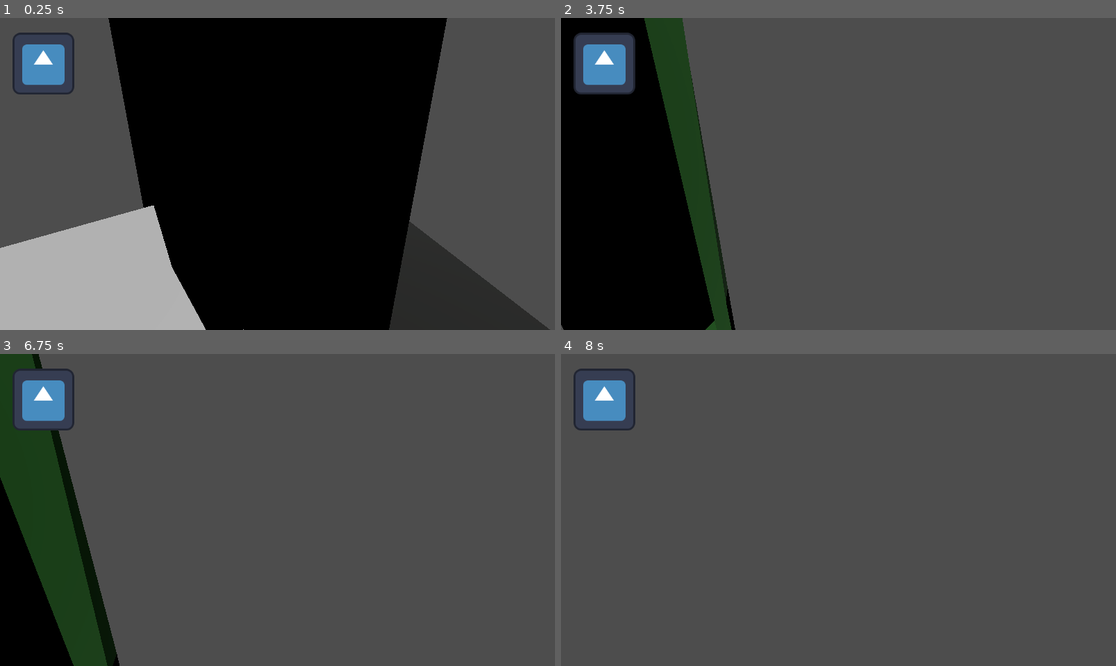
Above: before the commit, frames 1-4 (two rows, left to right).
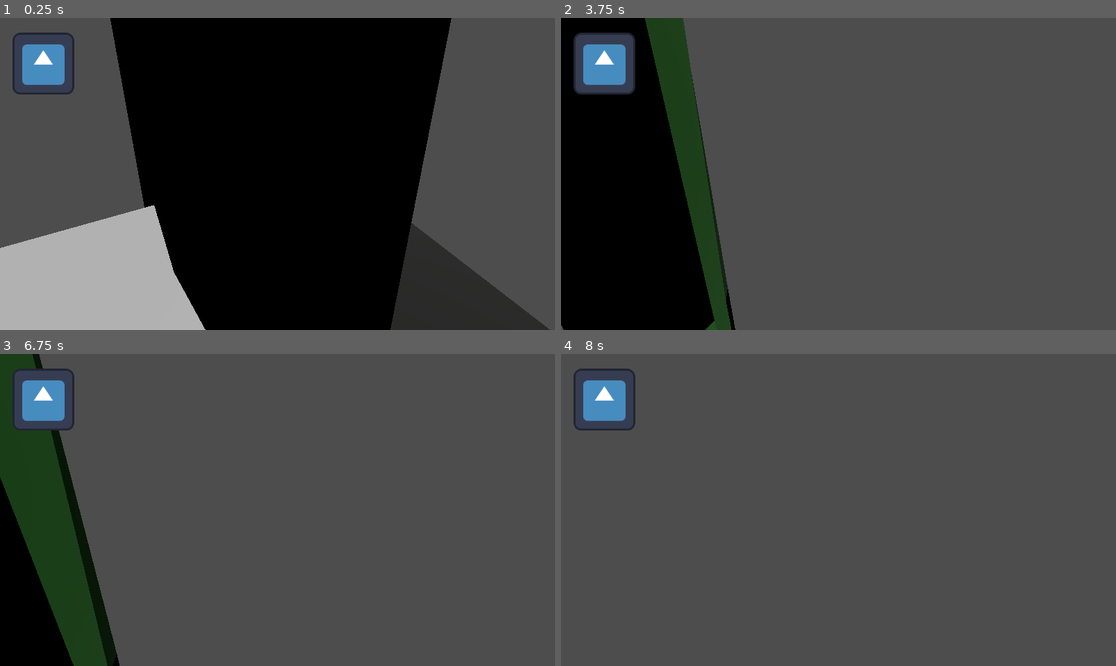
Above: after the commit, the same moments.

Repository: abody2k/Im-going-home
Game: Godot game, scene res://scenes/main.tscn
Two runs of this game, one before a commit and one after it. Both use one fixed random seed, a clock stepped at 60 frames per second and the inputs below. The engine's default icon, where the game draws it, is replaced by a stand-in: a white triangle on a blue panel in a dark square.
Inputs (mouse positions are in pixels of both pictures, inside the frame that each line leads up to):
- Up to frame 1 (0.25 s): no input
- Up to frame 2 (3.75 s): tap Enter at 0.5, 2.75 s; move the mouse to (866, 174) at 0.52 s; hold Space (action) 0.53-1.28 s; hold Up (forward) from 0.53 s (still down); move the mouse to (810, 174) at 1.27 s; tap Space (action) at 1.35, 2, 2.85, 3.5 s; move the mouse to (849, 167) at 2.02 s; hold Space (action) 2.03-2.78 s; move the mouse to (832, 180) at 2.77 s; move the mouse to (877, 177) at 3.52 s; hold Space (action) from 3.53 s (still down)
- Up to frame 3 (6.75 s): tap Enter at 4.25 s; move the mouse to (233, 506) at 4.27 s; release Space (action) at 4.28 s; tap Space (action) at 4.35, 5, 5.85 s; move the mouse to (283, 510) at 5.02 s; hold Space (action) 5.03-5.78 s; move the mouse to (255, 503) at 5.77 s; release Up (forward) at 5.78 s; hold D (right) 5.78-6.53 s; move the mouse to (305, 510) at 6.52 s; hold Up (forward) from 6.53 s (still down); hold Space (action) from 6.53 s (still down)
- Up to frame 4 (8 s): keep holding Up (forward); move the mouse to (810, 510) at 7.27 s; release Space (action) at 7.28 s; tap Space (action) at 7.35 s

The runs differ from the first frame. In frame 1, 0.7% of the frame differs, in the area x 19-82%, y 0-100%; in frame 2, 0.2%; in frame 3, less than 0.1%; in frame 4, nothing differs.
Error in both runs: Invalid access to property or key 'global_position' on a base object of type 'null instance'. (res://scripts/player.gd:95)

Commit message:
implemented possessing animation

Diff:
--- a/scenes/player.tscn
+++ b/scenes/player.tscn
@@ -284,6 +284,20 @@
 
 [sub_resource type="Animation" id="Animation_45sha"]
 resource_name = "posessing"
+tracks/0/type = "rotation_3d"
+tracks/0/imported = false
+tracks/0/enabled = true
+tracks/0/path = NodePath("Skeleton3D")
+tracks/0/interp = 1
+tracks/0/loop_wrap = true
+tracks/0/keys = PackedFloat32Array(-0.0333333, 1, 0, 0, 0, 1, 0, 1, 0, 0, 0, 1)
+tracks/1/type = "position_3d"
+tracks/1/imported = false
+tracks/1/enabled = true
+tracks/1/path = NodePath("Skeleton3D")
+tracks/1/interp = 1
+tracks/1/loop_wrap = true
+tracks/1/keys = PackedFloat32Array(0, 1, 0, 0, 0, 0.5, 1, 0, 48.5818, -5.53739, 1, 1, 0, 48.5818, -8.30344)
 
 [sub_resource type="Animation" id="Animation_s4aux"]
 length = 0.001
@@ -413,6 +427,13 @@
 tracks/17/interp = 1
 tracks/17/loop_wrap = true
 tracks/17/keys = PackedFloat32Array(0, 1, 1.83849e-17, -1.57772e-30, 3.00289e-18, 1)
+tracks/18/type = "position_3d"
+tracks/18/imported = false
+tracks/18/enabled = true
+tracks/18/path = NodePath("Skeleton3D")
+tracks/18/interp = 1
+tracks/18/loop_wrap = true
+tracks/18/keys = PackedFloat32Array(0, 1, 0, 0, 0)
 
 [sub_resource type="AnimationLibrary" id="AnimationLibrary_xrhvg"]
 _data = {
@@ -573,7 +594,7 @@
 bones/1/parent = 0
 bones/1/rest = Transform3D(1, 0, 2.38419e-07, 0, 1, 0, -2.38419e-07, 0, 1, 0, 1, 0)
 bones/1/enabled = true
-bones/1/position = Vector3(0, 1, 0)
+bones/1/position = Vector3(0.0271502, 0.971495, 0.0184598)
 bones/1/rotation = Quaternion(0, 1.19209e-07, 0, 1)
 bones/1/scale = Vector3(1, 1, 1)
 bones/2/name = "Bone.002"
